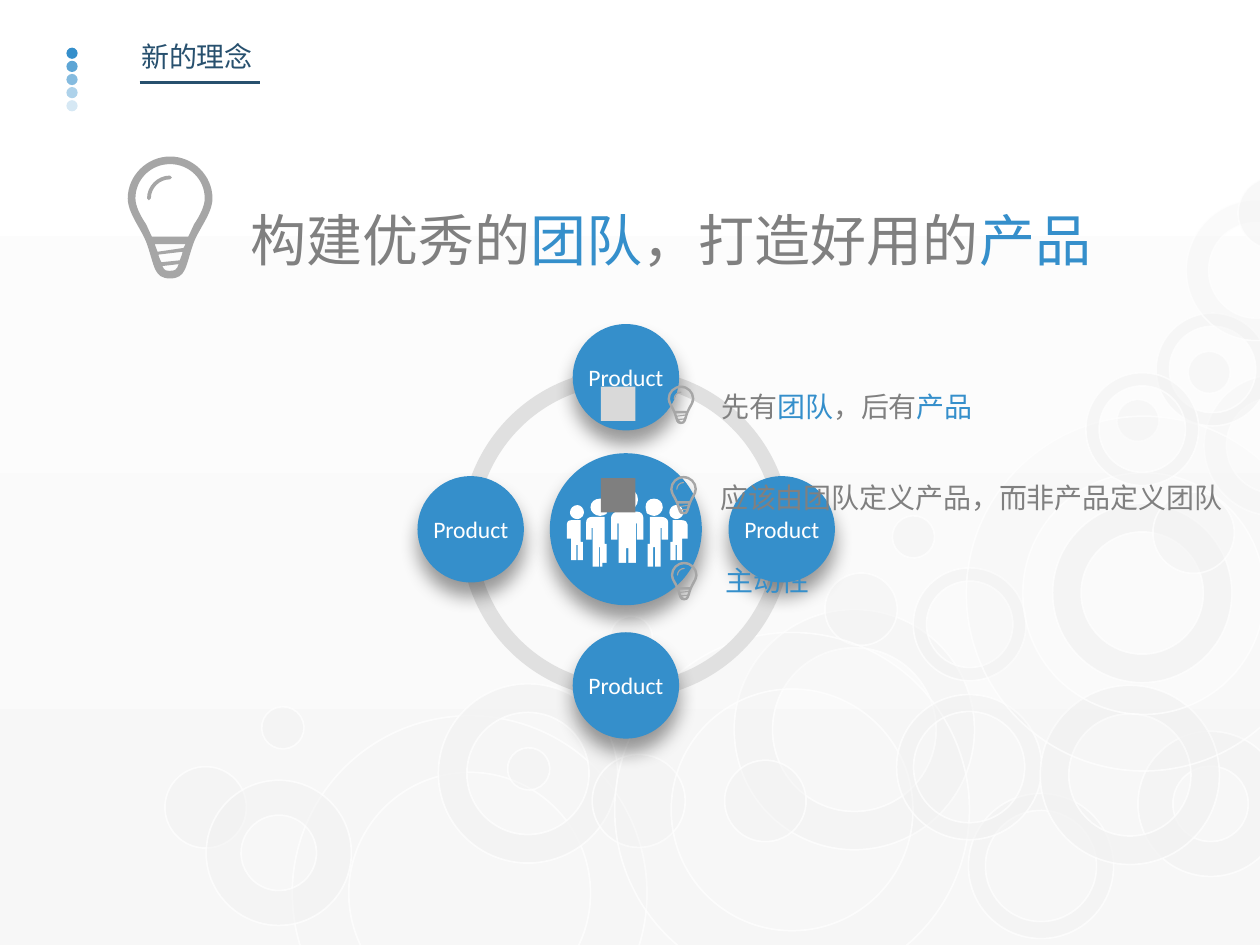
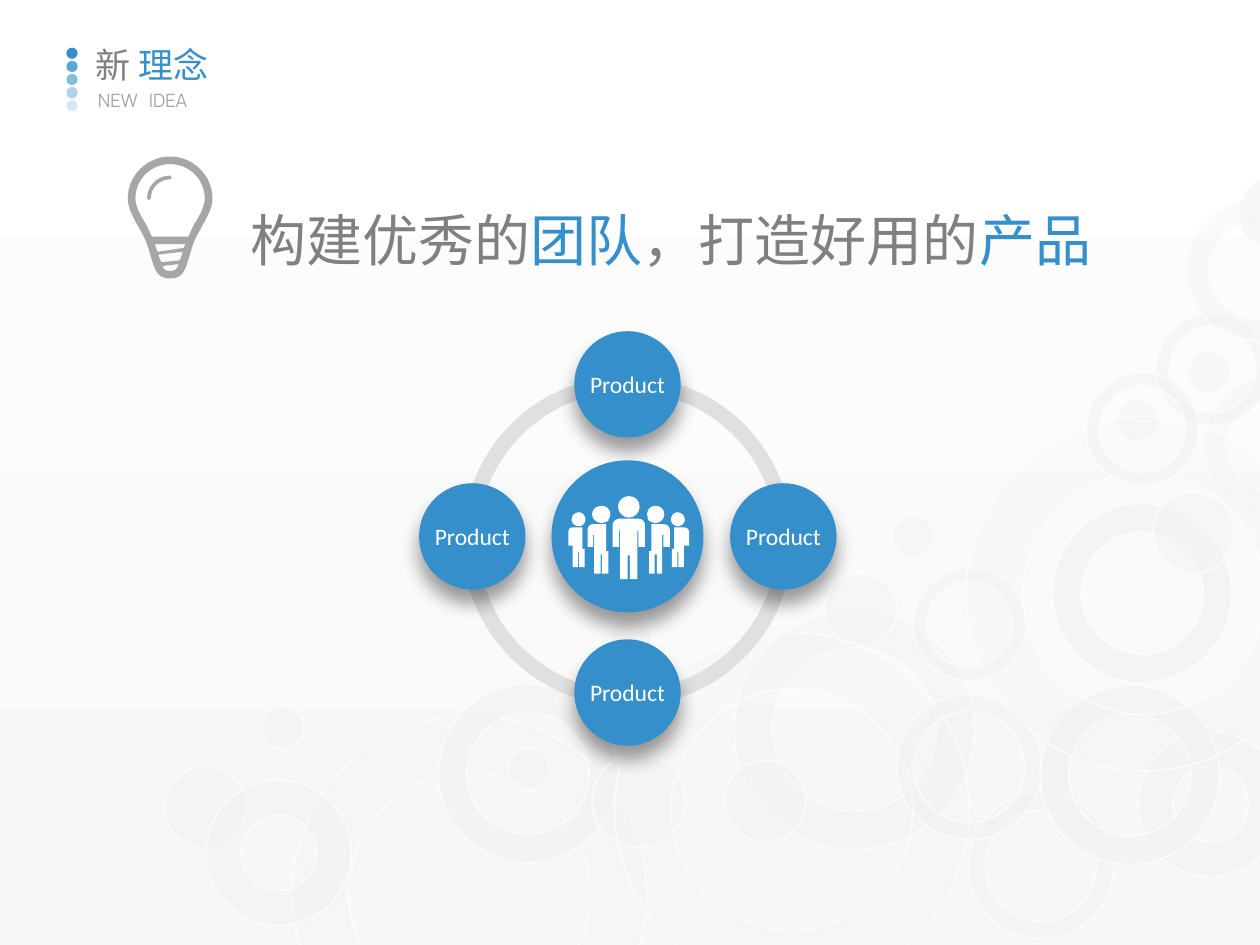
Before and after one commit to watermoonlx/presentation, a slide deck: slide 9 of [PO]PR Approval Control Panel.pptx. Drawn at 1260x945 pixels with LibreOffice and Linux fonts; fonts in the diff are those of the drawing. Boxes give left, top, right and bottom in pixels: in the first picture for what was removed or moved away, otherwise in the second. Text is boxed around its words. In the diff, an @@ line names an element or a change of style, - is before the commit and + after.

```diff
--- a/[PO]PR Approval Control Panel.pptx
+++ b/[PO]PR Approval Control Panel.pptx
@@ text at bbox=[95, 48, 208, 81]: text changed; size 16 to 20 pt; text colour #27506E to #358FCB @@
-新的理念
+新 理念
@@ line removed from (140, 83) to (260, 83) @@
@@ text added at bbox=[98, 94, 188, 107], 10.5 pt, text #A6A6A6 @@
+NEW IDEA
@@ rectangle removed at bbox=[601, 387, 635, 421] @@
@@ freeform shape removed at bbox=[668, 386, 694, 425] @@
@@ freeform shape removed at bbox=[674, 392, 682, 399] @@
@@ text removed at bbox=[721, 393, 972, 420] @@
-先有团队，后有产品
@@ freeform shape: place and size @@
-freeform shape at bbox=[549, 454, 702, 606]
+freeform shape at bbox=[552, 460, 704, 612]
@@ rectangle removed at bbox=[601, 479, 635, 513] @@
@@ freeform shape removed at bbox=[670, 476, 697, 515] @@
@@ freeform shape "Product": place and size @@
-freeform shape "Product" at bbox=[417, 476, 523, 582]
+freeform shape "Product" at bbox=[420, 483, 525, 588]
@@ 4 freeform shapes, 4 arch (boxed as its full ring)s: place and size @@
-4 freeform shapes, 4 arch (boxed as its full ring)s at bbox=[461, 324, 834, 738]
+4 freeform shapes, 4 arch (boxed as its full ring)s at bbox=[462, 331, 835, 745]
@@ freeform shape removed at bbox=[677, 483, 684, 490] @@
@@ text removed at bbox=[720, 480, 1222, 516] @@
-应该由团队定义产品，而非产品定义团队
@@ rectangle removed at bbox=[602, 563, 636, 597] @@
@@ freeform shape removed at bbox=[670, 562, 697, 601] @@
@@ freeform shape removed at bbox=[677, 568, 684, 576] @@
@@ text removed at bbox=[726, 563, 810, 599] @@
-主动性
```
Also in this commit, not shown: 14 other slides changed, 12 slides added, 26 slides removed, 14 other files.
